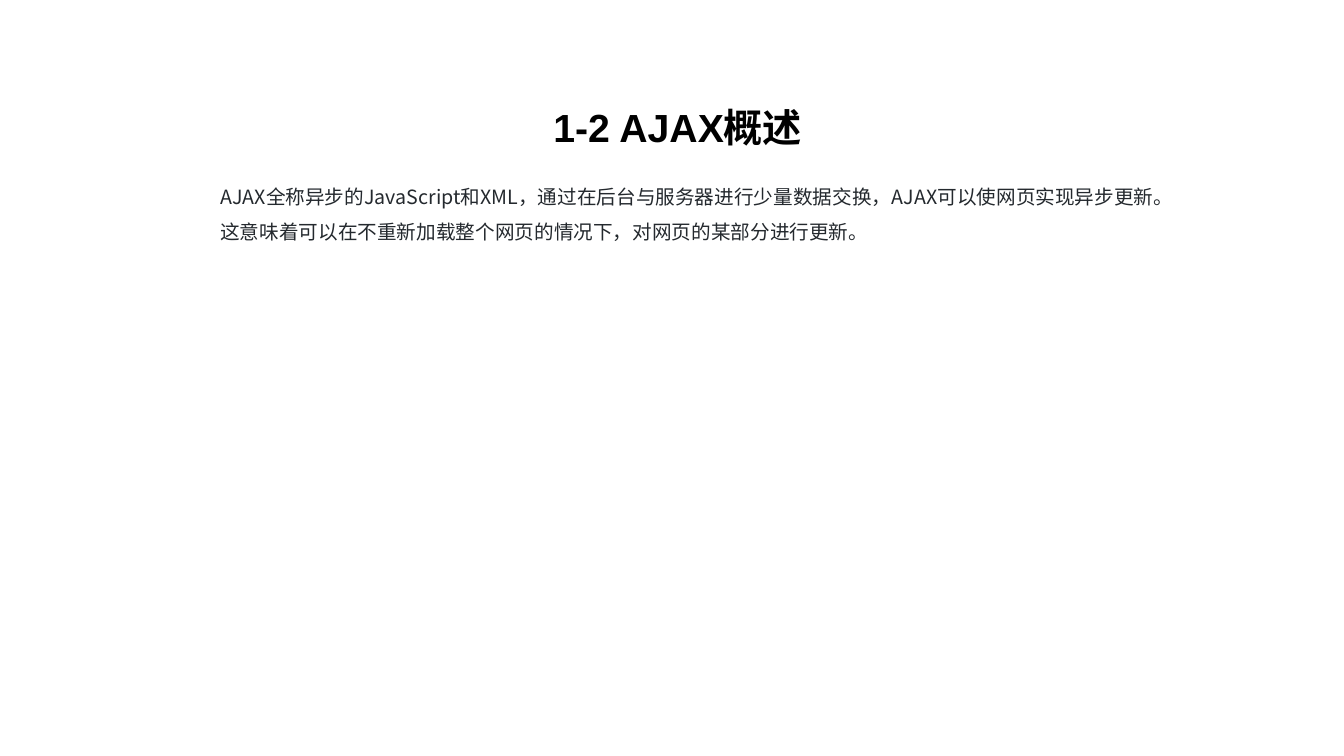
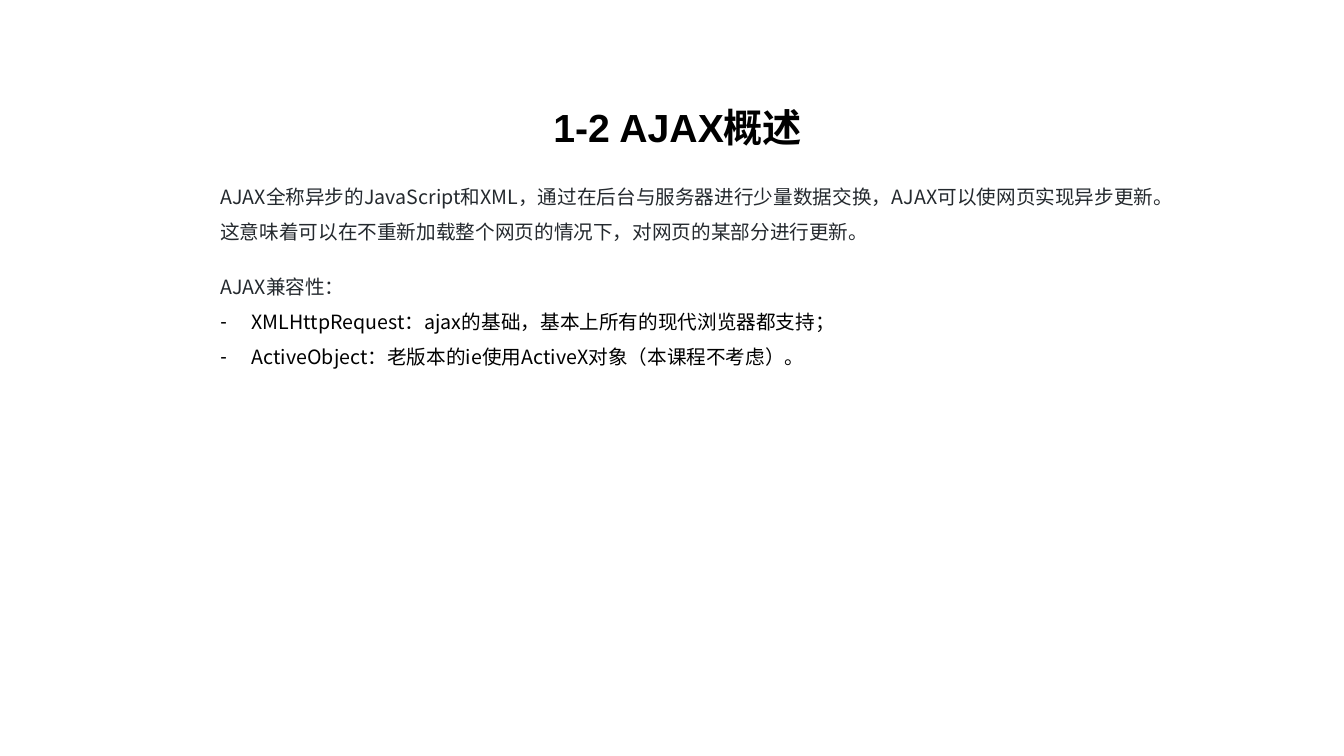
Before and after one commit to CowenZhengHao/ajax, a slide deck: slide 9 of 课件.pptx. Drawn at 1344x756 pixels with LibreOffice and Linux fonts; fonts in the diff are those of the drawing. Boxes give left, top, right and bottom in pixels: in the first picture for what was removed or moved away, otherwise in the second. Text is boxed around its words. In the diff, an @@ line names an element or a change of style, - is before the commit and + after.

```diff
--- a/课件.pptx
+++ b/课件.pptx
@@ text added at box(220, 277, 835, 369), 14 pt, text #000000 @@
+AJAX兼容性：
+– XMLHttpRequest：ajax的基础，基本上所有的现代浏览器都支持；
+– ActiveObject：老版本的ie使用ActiveX对象（本课程不考虑）。
```
Also in this commit, not shown: 1 other slide changed, 4 slides added, 1 slide removed, 3 other files.
